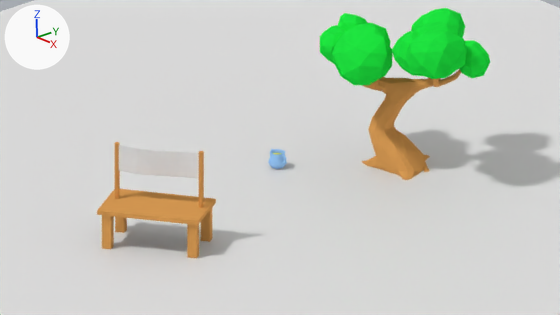
A saved change to the Blender file Graphics/SuzyLemonadeLayoutMockup.blend.
Both versions are drawn from the file's camera 'Camera'. Every picture has the same lights, and +X, +Y and +Z are marked at upper left.

Objects in the first picture: 'Floor', 'LemonadeJug', 'Stand', 'Tree'.
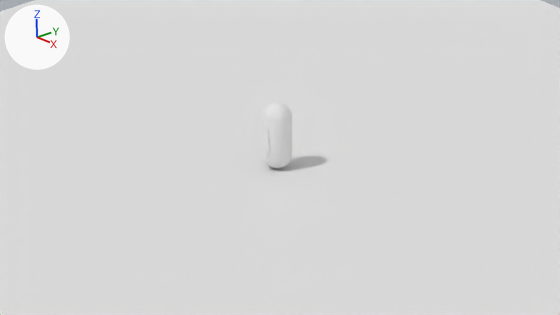
Pixel boxes [x1, y1, x2, y2] of what changed, in the pictures (560 x 315 px):
'Tree', hidden
    before: [320, 8, 490, 180]
'Stand', hidden
    before: [97, 142, 216, 258]
'BusinessMan', added
    after: [263, 102, 292, 168]
'LemonadeJug', hidden
    before: [268, 149, 287, 169]

The edits, one by one:
Material 'BuisnessMan' (mat_buisnessman) is new.
Its base color is (0.8, 0.8, 0.8) (white #e7e7e7).
Mesh me_sphere_003 is new.
It has 480 vertices, 508 faces and spans x -0.49..0.49, y -0.5..0.49, z 0.0..2.32.
It uses material mat_buisnessman (its picture is missing).
Object 'LemonadeJug' (ob_lemonadejug) is now hidden.
Object 'Stand' (ob_stand) is now hidden.
Object 'Tree' (ob_tree) is now hidden.
Object 'BusinessMan' (ob_businessman) is new; it shows me_sphere_003.
Its location is (0.0, 0.0, 0.0).
